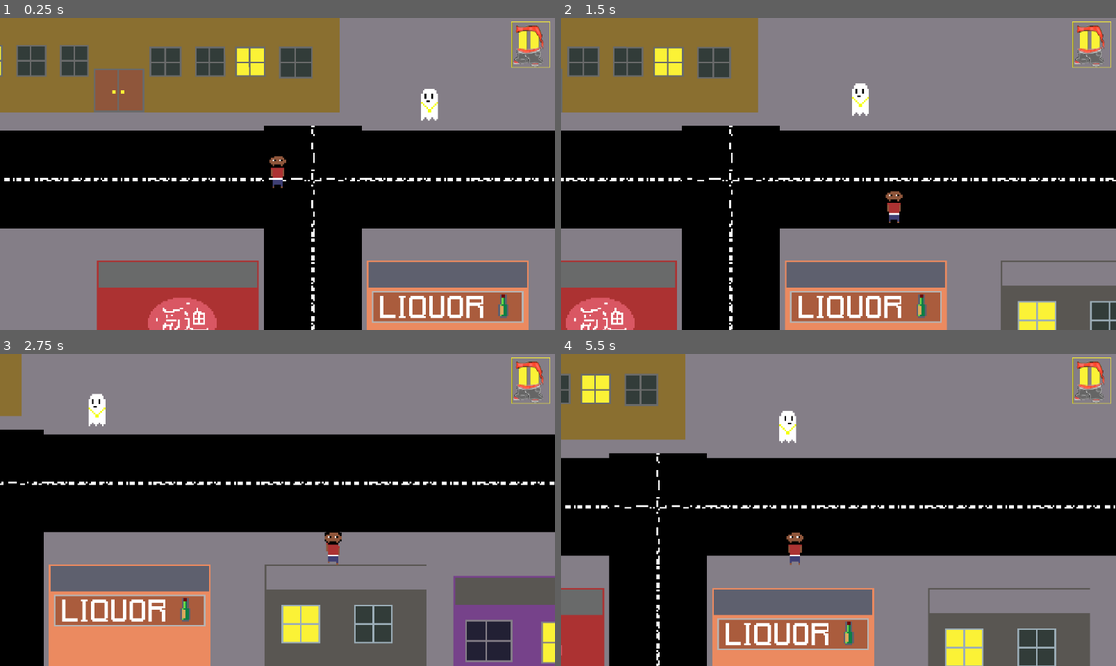
Above: before the commit, frames 1-4 (two rows, left to right).
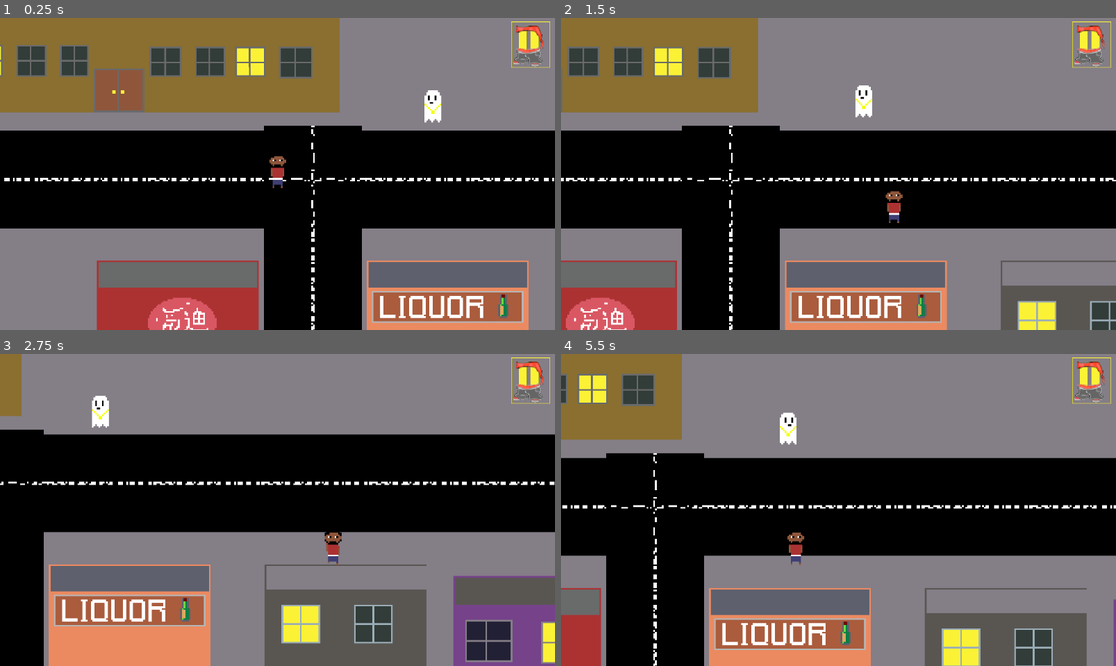
Above: after the commit, the same moments.

Repository: d0if/hood-rpg
Game: Godot game, scene res://Scenes/world.tscn
Two runs of this game, one before a commit and one after it. Both use one fixed random seed, a clock stepped at 60 frames per second and the inputs below. This scene is started directly instead of the project's main scene.
Inputs:
- Up to frame 1 (0.25 s): no input
- Up to frame 2 (1.5 s): hold Right (ui_right) 0.53-1.28 s; hold Shift 0.53-1.28 s; hold Down (ui_down) from 1.28 s (still down); tap Shift at 1.35 s
- Up to frame 3 (2.75 s): release Down (ui_down) at 2.03 s; hold Right (ui_right) from 2.03 s (still down); hold Shift from 2.03 s (still down)
- Up to frame 4 (5.5 s): release Right (ui_right) at 2.78 s; release Shift at 2.78 s; hold Up (ui_up) 2.78-3.53 s; tap Shift at 2.85, 4.35 s; hold Shift 3.53-4.28 s; hold Left (ui_left) 3.53-5.03 s; hold Down (ui_down) from 5.03 s (still down); hold Shift from 5.03 s (still down)

The runs differ from the first frame. In frame 1, 0.2% of the frame differs, in the area x 75-80%, y 22-34%; in frame 2, 0.2%; in frame 3, 0.2%; in frame 4, 5.2%, in the area x 0-100%, y 0-100%.

Commit message:
08/13/2024

Diff:
--- /dev/null
+++ b/Godot/Scenes/black_hood_elder.tscn
@@ -0,0 +1,17 @@
+[gd_scene load_steps=3 format=3 uid="uid://cbsu61vh2eww0"]
+
+[ext_resource type="Texture2D" uid="uid://rh7yblcq01vo" path="res://Art/npc characters/the hood elder black.png" id="1_ii1h2"]
+
+[sub_resource type="RectangleShape2D" id="RectangleShape2D_pdjwb"]
+size = Vector2(10, 20)
+
+[node name="Black_hood_elder" type="CharacterBody2D"]
+position = Vector2(40, 41)
+
+[node name="TheHoodElderBlack" type="Sprite2D" parent="."]
+position = Vector2(-40, -41)
+texture = ExtResource("1_ii1h2")
+
+[node name="CollisionShape2D" type="CollisionShape2D" parent="."]
+position = Vector2(-40, -40)
+shape = SubResource("RectangleShape2D_pdjwb")
--- /dev/null
+++ b/Godot/Scenes/white_hood_elder.tscn
@@ -0,0 +1,15 @@
+[gd_scene load_steps=3 format=3 uid="uid://ck4mkmw52tvkn"]
+
+[ext_resource type="Texture2D" uid="uid://bc6gcjig2nxth" path="res://Art/npc characters/the hood elder white.png" id="1_d5j75"]
+
+[sub_resource type="RectangleShape2D" id="RectangleShape2D_u4yjt"]
+size = Vector2(10, 20)
+
+[node name="White_hood_elder" type="CharacterBody2D"]
+
+[node name="TheHoodElderWhite" type="Sprite2D" parent="."]
+texture = ExtResource("1_d5j75")
+
+[node name="CollisionShape2D" type="CollisionShape2D" parent="."]
+position = Vector2(0, 1)
+shape = SubResource("RectangleShape2D_u4yjt")
--- /dev/null
+++ b/Godot/Scenes/white_kid.tscn
@@ -0,0 +1,16 @@
+[gd_scene load_steps=3 format=3 uid="uid://8ujrbylgroe0"]
+
+[ext_resource type="Texture2D" uid="uid://b711j2fcia3d0" path="res://Art/npc characters/White guy.png" id="1_75hcx"]
+
+[sub_resource type="RectangleShape2D" id="RectangleShape2D_vprr5"]
+size = Vector2(10, 21)
+
+[node name="White_kid" type="CharacterBody2D"]
+scale = Vector2(0.5, 0.5)
+
+[node name="WhiteGuy" type="Sprite2D" parent="."]
+texture = ExtResource("1_75hcx")
+
+[node name="CollisionShape2D" type="CollisionShape2D" parent="."]
+position = Vector2(0, 0.5)
+shape = SubResource("RectangleShape2D_vprr5")
--- a/Godot/Scenes/world.tscn
+++ b/Godot/Scenes/world.tscn
@@ -9,6 +9,7 @@
 [ext_resource type="Texture2D" uid="uid://bq1evcv3hya6p" path="res://Art/buildings/Chingy ding ding resturant.png" id="5_21mhy"]
 [ext_resource type="Texture2D" uid="uid://dnigx7h3jcyqx" path="res://Art/buildings/Brown Building.png" id="5_fbl88"]
 [ext_resource type="Texture2D" uid="uid://cdfg75qrvuyl8" path="res://Art/buildings/Liquor Store.png" id="6_7ocl3"]
+[ext_resource type="Texture2D" uid="uid://dihjeksovr8s6" path="res://Art/buildings/duplex.png" id="6_n4tum"]
 [ext_resource type="Texture2D" uid="uid://bwe0urjfqtnu0" path="res://Art/buildings/gas station.png" id="7_niwnk"]
 [ext_resource type="Texture2D" uid="uid://bcqnmddm2gkiv" path="res://Art/buildings/grey building.png" id="8_we15j"]
 [ext_resource type="Texture2D" uid="uid://cbcrn78oaplqu" path="res://Art/buildings/Fencing Border/Fences.png" id="11_bb1ip"]
@@ -18,6 +19,9 @@
 [ext_resource type="PackedScene" uid="uid://bbsav1rsm67u2" path="res://Scenes/door.tscn" id="15_slhwj"]
 [ext_resource type="PackedScene" uid="uid://u1gjafb332xs" path="res://Scenes/ghosty.tscn" id="16_1p5d3"]
 [ext_resource type="PackedScene" uid="uid://yo2q5noo76rt" path="res://Scenes/drug_dealer.tscn" id="17_cawny"]
+[ext_resource type="PackedScene" uid="uid://cbsu61vh2eww0" path="res://Scenes/black_hood_elder.tscn" id="20_j6akt"]
+[ext_resource type="PackedScene" uid="uid://ck4mkmw52tvkn" path="res://Scenes/white_hood_elder.tscn" id="21_8sj2o"]
+[ext_resource type="PackedScene" uid="uid://8ujrbylgroe0" path="res://Scenes/white_kid.tscn" id="22_bytpu"]
 
 [sub_resource type="TileSetAtlasSource" id="TileSetAtlasSource_pk4bp"]
 texture = ExtResource("1_lmp53")
@@ -71,6 +75,14 @@
 1:1/0/physics_layer_0/angular_velocity = 0.0
 1:1/0/physics_layer_0/polygon_0/points = PackedVector2Array(-47.7297, -47.8181, 47.7297, -47.9949, 48.0833, 21.6551, -48.0833, 22.3623)
 
+[sub_resource type="TileSetAtlasSource" id="TileSetAtlasSource_fcsrs"]
+texture = ExtResource("6_n4tum")
+0:1/size_in_atlas = Vector2i(8, 7)
+0:1/0 = 0
+0:1/0/physics_layer_0/linear_velocity = Vector2(0, 0)
+0:1/0/physics_layer_0/angular_velocity = 0.0
+0:1/0/physics_layer_0/polygon_0/points = PackedVector2Array(-63.6396, -55.5079, 63.6396, -55.8614, 63.6396, 31.8198, -63.9932, 32.5269)
+
 [sub_resource type="TileSetAtlasSource" id="TileSetAtlasSource_nycko"]
 texture = ExtResource("4_18veh")
 1:0/size_in_atlas = Vector2i(14, 7)
@@ -148,6 +160,7 @@
 sources/12 = SubResource("TileSetAtlasSource_cybdc")
 sources/9 = SubResource("TileSetAtlasSource_jun6y")
 sources/0 = SubResource("TileSetAtlasSource_pk4bp")
+sources/2 = SubResource("TileSetAtlasSource_fcsrs")
 
 [sub_resource type="RectangleShape2D" id="RectangleShape2D_3nr5l"]
 size = Vector2(30, 26)
@@ -177,7 +190,7 @@
 layer_2/name = "ysort"
 layer_2/tile_data = PackedInt32Array()
 layer_3/name = "Buildings"
-layer_3/tile_data = PackedInt32Array(8, 65539, 0, 786441, 65540, 1, 786451, 65541, 1, 786488, 65542, 1, 786459, 65543, 1, 2097172, 65548, 1, 786466, 65547, 0, 786473, 65548, 1, 2097192, 65544, 1, 1966136, 65546, 5, 2097180, 65543, 1, 2097186, 65543, 1, 1507364, 65536, 0)
+layer_3/tile_data = PackedInt32Array(8, 65539, 0, 786441, 65540, 1, 786451, 65541, 1, 786488, 65542, 1, 786459, 65543, 1, 2097172, 65548, 1, 786466, 65547, 0, 786473, 65548, 1, 2097192, 65544, 1, 1966136, 65546, 5, 2097180, 65543, 1, 2097186, 65543, 1, 1507364, 65536, 0, 1572872, 2, 1)
 
 [node name="Player" parent="." instance=ExtResource("4_h6q1r")]
 position = Vector2(212, 111)
@@ -242,10 +255,19 @@
 position = Vector2(818, 280)
 
 [node name="Ghosty_npc" parent="." instance=ExtResource("16_1p5d3")]
-position = Vector2(299, 70)
+position = Vector2(301, 71)
 
 [node name="Drug_dealer" parent="." instance=ExtResource("17_cawny")]
 position = Vector2(390, 258)
+
+[node name="Black_hood_elder" parent="." instance=ExtResource("20_j6akt")]
+position = Vector2(150, 502)
+
+[node name="White_hood_elder" parent="." instance=ExtResource("21_8sj2o")]
+position = Vector2(166, 462)
+
+[node name="White_kid" parent="." instance=ExtResource("22_bytpu")]
+position = Vector2(157, 468)
 
 [connection signal="body_entered" from="Apartment_transition_point" to="." method="_on_apartment_transition_point_body_entered"]
 [connection signal="body_exited" from="Apartment_transition_point" to="." method="_on_apartment_transition_point_body_exited"]
--- a/Godot/Scripts/ghosty.gd
+++ b/Godot/Scripts/ghosty.gd
@@ -10,12 +10,14 @@
 var direction: int = 1
 var start_position: Vector2
 
+
 func _ready():
 
 	if idle_animation != "":
 		sprite.play(idle_animation)
 
 	start_position = position
+
 
 func _process(delta):
 
Binary file added: Godot/Art/buildings/duplex.png
Not shown, added: Godot/Art/buildings/duplex.png.import
Binary file added: Godot/Art/npc characters/the hood elder black.png
Not shown, added: Godot/Art/npc characters/the hood elder black.png.import
Binary file added: Godot/Art/npc characters/the hood elder white.png
Not shown, added: Godot/Art/npc characters/the hood elder white.png.import
Not shown: 1 places in Godot/Scenes/world.tscn that only renumber resources
Not shown, added: Art/buildings/duplex.png
Not shown, added: Art/npc characters/durag 2.png
Not shown, added: Art/npc characters/the hood elder black.png
Not shown, added: Art/npc characters/the hood elder white.png
